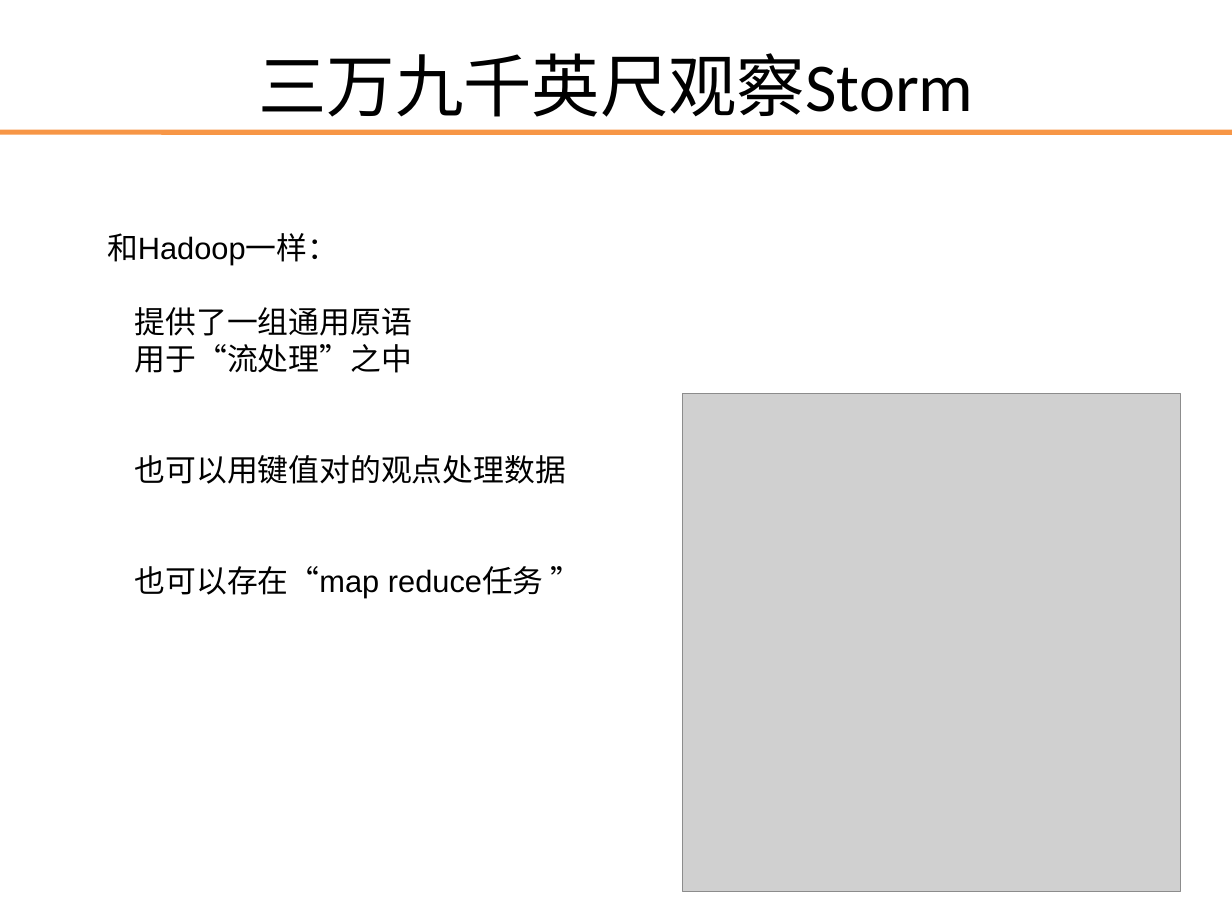
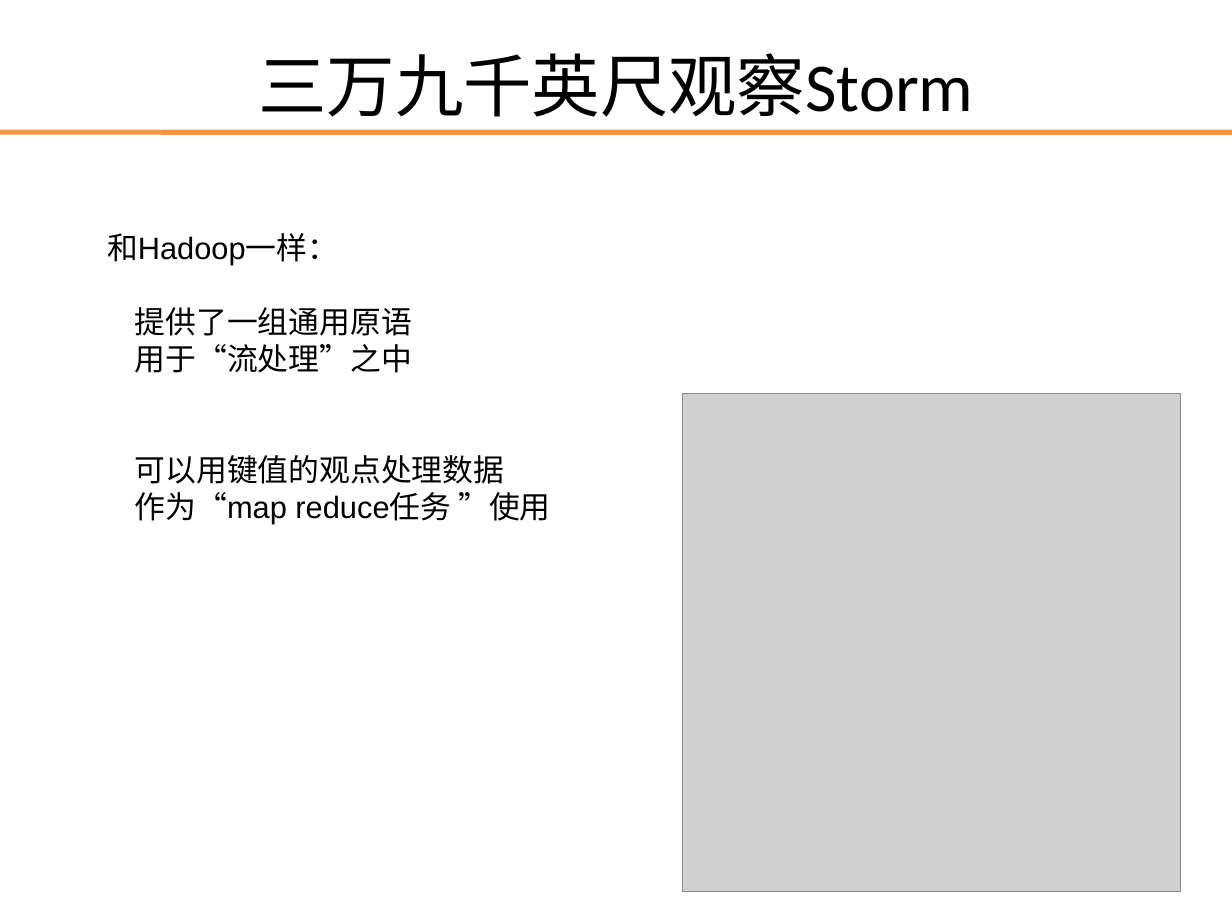
Before and after one commit to darionyaphets/darion_example, a slide deck: slide 3 of source/storm/storm_source.ppt. Drawn at 1232x924 pixels with LibreOffice and Linux fonts; fonts in the diff are those of the drawing; grey boxes stand for pictures; background and template pictures are left out. Boxes give left, top, right and bottom in pixels: in the first picture for what was removed or moved away, otherwise in the second. Text is boxed around its words. In the diff, an @@ line names an element or a change of style, - is before the commit and + after.

```diff
--- a/source/storm/storm_source.ppt
+++ b/source/storm/storm_source.ppt
@@ text at (x1=135, y1=455, x2=550, y2=525): text changed @@
-也可以用键值对的观点处理数据
-也可以存在“map reduce任务 ”
+可以用键值的观点处理数据
+作为“map reduce任务 ”使用
```
Also in this commit, not shown: 6 other slides changed, 8 slides added, 16 slides removed.
